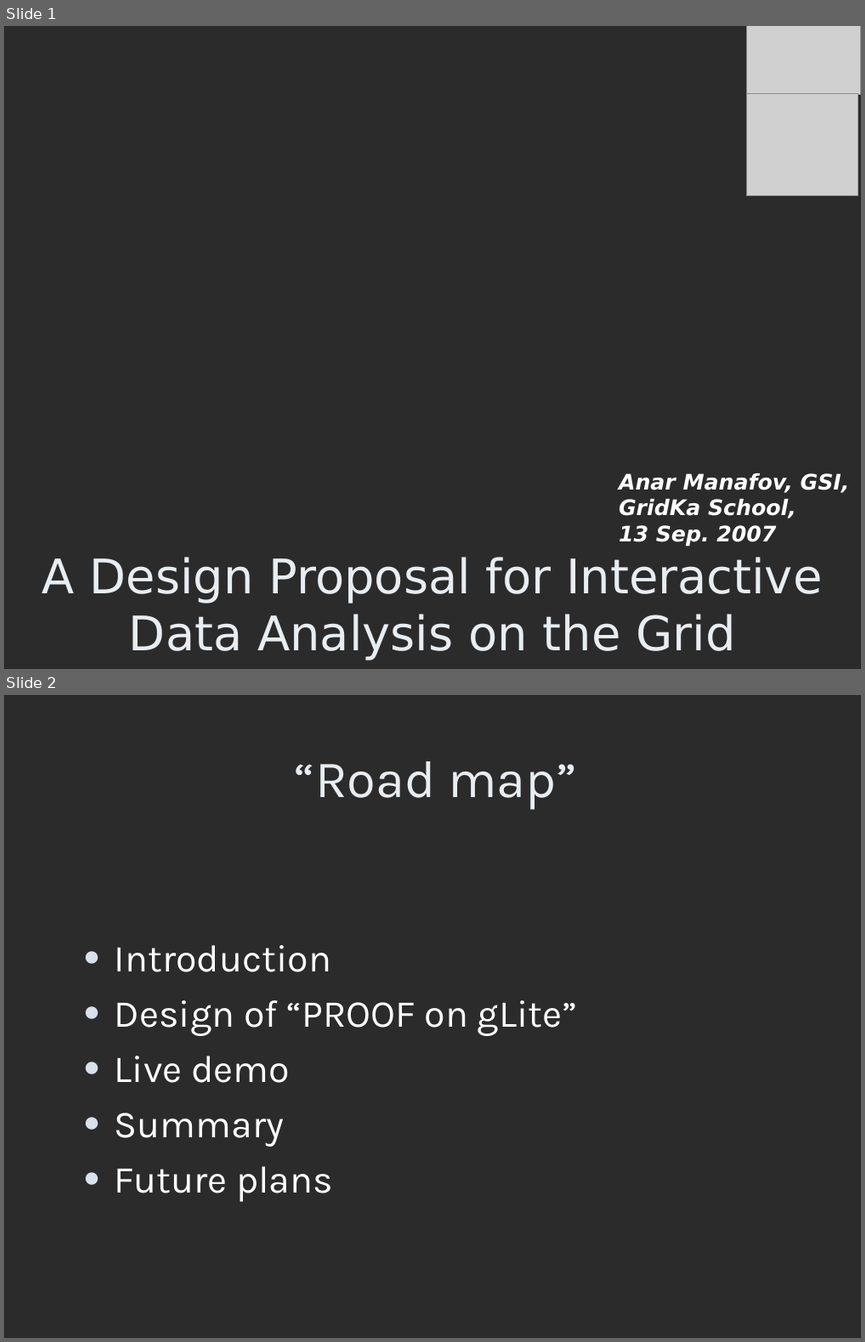
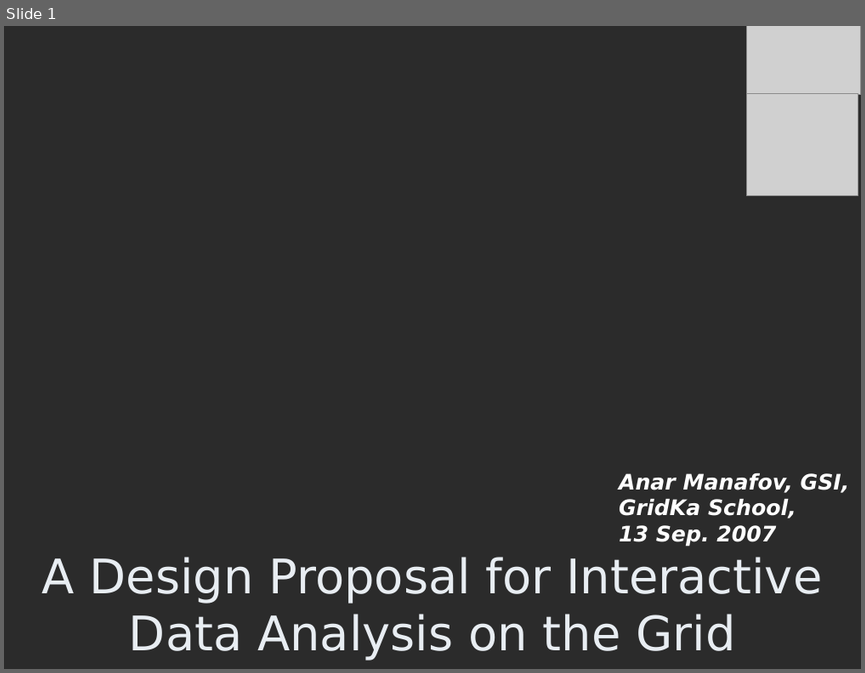
Before and after one commit to AnarManafov/PoDDocumentation, a slide deck: GridKaSchool/2007/GridKaSchool-2007-RGLite_gLitePROOF(GSI).ppt. Shown one above the other, each under a label of ours: slides 1 and 2 before the commit, slide 1 after it. The pictures are 865x1342 and 865x673 pixels, drawn with LibreOffice and Linux fonts; fonts in the diff are those of the drawing; grey boxes stand for pictures; background and template pictures are left out; a plain dark background stands for a picture behind light text. Boxes give left, top, right and bottom in pixels: in the first picture for what was removed or moved away, otherwise in the second. Text is boxed around its words. In the diff, an @@ line names an element or a change of style, - is before the commit and + after.

```diff
--- a/GridKaSchool/2007/GridKaSchool-2007-RGLite_gLitePROOF(GSI).ppt
+++ b/GridKaSchool/2007/GridKaSchool-2007-RGLite_gLitePROOF(GSI).ppt
@@ slide 2 removed at (4,695,861,1338), background picture (left out) @@
@@ title removed at (294,761,577,810) @@
-“Road map”
@@ text removed at (114,945,577,1202) @@
-● Introduction
-● Design of “PROOF on gLite”
-● Live demo
-● Summary
-● Future plans
```
Also in this commit, not shown: 3 slides changed, 4 slides added, 2 other slides removed.
